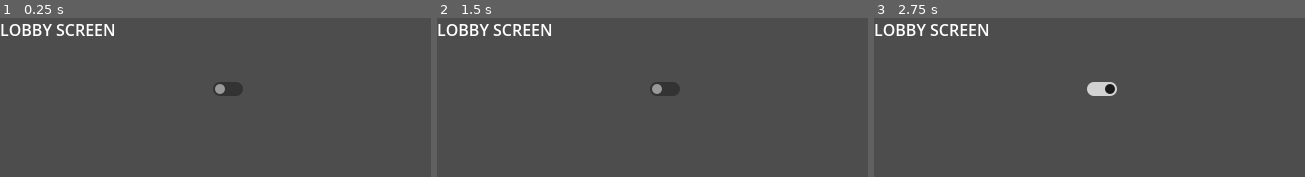
Above: before the commit, frames 1-3 (left to right).
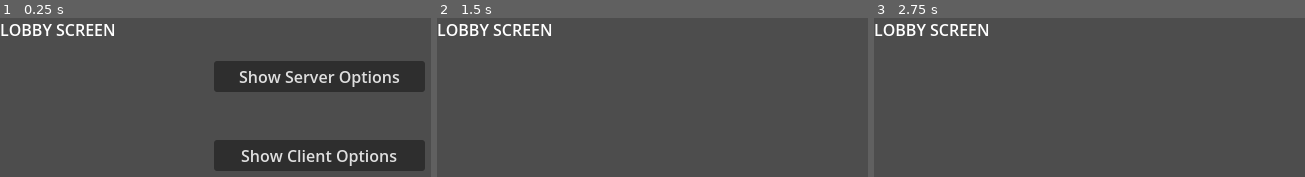
Above: after the commit, the same moments.

Repository: manakusiar/Card-Game
Game: Godot game, scene res://components/rooms/lobby/lobby.tscn
Two runs of this game, one before a commit and one after it. Both use one fixed random seed, a clock stepped at 60 frames per second and the inputs below. This scene is started directly instead of the project's main scene.
Inputs (mouse positions are in pixels of both pictures, inside the frame that each line leads up to):
- Up to frame 1 (0.25 s): no input
- Up to frame 2 (1.5 s): click (665, 89) at 0.52 s; click (665, 89) at 1.27 s
- Up to frame 3 (2.75 s): click (1102, 89) at 2.02 s

The runs differ from the first frame. In frame 1, 18% of the frame differs, in the area x 49-99%, y 27-97%; in frame 2, 0.5%; in frame 3, 0.6%.

Commit message:
Lobby Creation

Diff:
--- a/components/rooms/lobby/lobby.tscn
+++ b/components/rooms/lobby/lobby.tscn
@@ -1,9 +1,9 @@
 [gd_scene format=3 uid="uid://d1s428kp1pepv"]
 
-[sub_resource type="SceneReplicationConfig" id="SceneReplicationConfig_ooixt"]
-properties/0/path = NodePath("CheckButton:button_pressed")
-properties/0/spawn = true
-properties/0/replication_mode = 1
+[ext_resource type="Script" uid="uid://cctsph5nedpf3" path="res://globals/state_machine/state_machine.gd" id="1_6va8y"]
+[ext_resource type="Script" uid="uid://dr4photimb7io" path="res://components/rooms/lobby/states/lobby_main_state.gd" id="2_2i1ti"]
+[ext_resource type="Script" uid="uid://c7874uln8nyjb" path="res://components/rooms/lobby/states/lobby_client_options_state.gd" id="3_7kc4q"]
+[ext_resource type="Script" uid="uid://chuns1kdbsu4a" path="res://components/rooms/lobby/states/lobby_server_options_state.gd" id="4_wvkdp"]
 
 [node name="Lobby" type="Node2D" unique_id=1781024536]
 
@@ -12,11 +12,70 @@
 offset_bottom = 23.0
 text = "LOBBY SCREEN"
 
-[node name="CheckButton" type="CheckButton" parent="." unique_id=1359190735]
-offset_left = 206.0
-offset_top = 59.0
-offset_right = 250.0
-offset_bottom = 83.0
+[node name="HBoxContainer" type="HBoxContainer" parent="." unique_id=771598341]
+offset_right = 640.0
+offset_bottom = 360.0
 
-[node name="MultiplayerSynchronizer" type="MultiplayerSynchronizer" parent="." unique_id=524342865]
-replication_config = SubResource("SceneReplicationConfig_ooixt")
+[node name="LeftPadding" type="Control" parent="HBoxContainer" unique_id=184402529]
+layout_mode = 2
+size_flags_horizontal = 3
+
+[node name="Main" type="VBoxContainer" parent="HBoxContainer" unique_id=1022897220]
+layout_mode = 2
+size_flags_horizontal = 3
+
+[node name="ServerOptionsMain" type="VBoxContainer" parent="HBoxContainer/Main" unique_id=479408171]
+layout_mode = 2
+size_flags_vertical = 6
+
+[node name="ShowServerOptions" type="Button" parent="HBoxContainer/Main/ServerOptionsMain" unique_id=1859429270]
+layout_mode = 2
+text = "Show Server Options"
+
+[node name="ClientOptionsMain" type="VBoxContainer" parent="HBoxContainer/Main" unique_id=1633852913]
+layout_mode = 2
+size_flags_vertical = 3
+size_flags_stretch_ratio = 2.0
+
+[node name="ShowClientOptions" type="Button" parent="HBoxContainer/Main/ClientOptionsMain" unique_id=1149869072]
+layout_mode = 2
+text = "Show Client Options
+"
+
+[node name="ClientOptions" type="VBoxContainer" parent="HBoxContainer" unique_id=1065958391]
+visible = false
+layout_mode = 2
+size_flags_horizontal = 3
+
+[node name="ServerOptions" type="VBoxContainer" parent="HBoxContainer" unique_id=1326431486]
+visible = false
+layout_mode = 2
+size_flags_horizontal = 3
+
+[node name="RightPadding" type="Control" parent="HBoxContainer" unique_id=1209583322]
+layout_mode = 2
+size_flags_horizontal = 3
+
+[node name="StateMachine" type="Node" parent="." unique_id=2056291991 node_paths=PackedStringArray("initial_state")]
+script = ExtResource("1_6va8y")
+initial_state = NodePath("LobbyMainState")
+metadata/_custom_type_script = "uid://cctsph5nedpf3"
+
+[node name="LobbyMainState" type="Node" parent="StateMachine" unique_id=1519054486 node_paths=PackedStringArray("MainScreen", "ServerOptionsMain")]
+script = ExtResource("2_2i1ti")
+MainScreen = NodePath("../../HBoxContainer/Main")
+ServerOptionsMain = NodePath("../../HBoxContainer/Main/ServerOptionsMain")
+metadata/_custom_type_script = "uid://dr4photimb7io"
+
+[node name="LobbyClientOptionsState" type="Node" parent="StateMachine" unique_id=202516214 node_paths=PackedStringArray("ClientOptions")]
+script = ExtResource("3_7kc4q")
+ClientOptions = NodePath("../../HBoxContainer/ClientOptions")
+metadata/_custom_type_script = "uid://c7874uln8nyjb"
+
+[node name="LobbyServerOptionsState" type="Node" parent="StateMachine" unique_id=359408310 node_paths=PackedStringArray("ServerOptions")]
+script = ExtResource("4_wvkdp")
+ServerOptions = NodePath("../../HBoxContainer/ServerOptions")
+metadata/_custom_type_script = "uid://chuns1kdbsu4a"
+
+[connection signal="pressed" from="HBoxContainer/Main/ServerOptionsMain/ShowServerOptions" to="StateMachine/LobbyMainState" method="_on_show_server_options_pressed"]
+[connection signal="pressed" from="HBoxContainer/Main/ClientOptionsMain/ShowClientOptions" to="StateMachine/LobbyMainState" method="_on_show_client_options_pressed"]
--- /dev/null
+++ b/components/rooms/lobby/states/lobby_client_options_state.gd
@@ -0,0 +1,11 @@
+class_name LobbyClientOptionsState
+extends State
+
+@export_subgroup("Nodes")
+@export var ClientOptions: VBoxContainer
+
+func enter():
+	ClientOptions.visible = true
+
+func exit():
+	ClientOptions.visible = false
--- /dev/null
+++ b/components/rooms/lobby/states/lobby_main_state.gd
@@ -0,0 +1,20 @@
+class_name LobbyMainState
+extends State
+
+@export_subgroup("Nodes")
+@export var MainScreen: VBoxContainer
+@export var ServerOptionsMain: VBoxContainer
+
+func enter():
+	MainScreen.visible = true
+	ServerOptionsMain.visible = multiplayer.is_server()
+
+func exit():
+	MainScreen.visible = false
+
+
+func _on_show_server_options_pressed() -> void:
+	Transitioned.emit(self, "LobbyServerOptionsState")
+
+func _on_show_client_options_pressed() -> void:
+	Transitioned.emit(self, "LobbyClientOptionsState")
--- /dev/null
+++ b/components/rooms/lobby/states/lobby_server_options_state.gd
@@ -0,0 +1,11 @@
+class_name LobbyServerOptionsState
+extends State
+
+@export_subgroup("Nodes")
+@export var ServerOptions: VBoxContainer
+
+func enter():
+	ServerOptions.visible = true
+
+func exit():
+	ServerOptions.visible = false
--- a/components/rooms/title_screen/title_screen.tscn
+++ b/components/rooms/title_screen/title_screen.tscn
@@ -1,7 +1,7 @@
 [gd_scene format=3 uid="uid://bqqkerd6bxla"]
 
 [ext_resource type="Script" uid="uid://bwx0ydjsoa0vr" path="res://components/rooms/title_screen/title_screen.gd" id="1_k4icw"]
-[ext_resource type="Script" uid="uid://cctsph5nedpf3" path="res://components/rooms/title_screen/state_machine.gd" id="2_jj62v"]
+[ext_resource type="Script" uid="uid://cctsph5nedpf3" path="res://globals/state_machine/state_machine.gd" id="2_jj62v"]
 [ext_resource type="Script" uid="uid://cdc51rxh8nlxc" path="res://components/rooms/title_screen/states/title_main_state.gd" id="3_jj62v"]
 [ext_resource type="Script" uid="uid://bbjm2myurqe1n" path="res://components/rooms/title_screen/states/title_join_state.gd" id="4_d2hus"]
 [ext_resource type="Script" uid="uid://tis3a0fcx8wn" path="res://components/rooms/title_screen/states/title_options_state.gd" id="5_m22od"]
--- a/components/rooms/title_screen/state_machine.gd
+++ b/globals/state_machine/state_machine.gd
@@ -1,3 +1,4 @@
+class_name StateMachine
 extends Node
 
 @export var initial_state: State
@@ -5,6 +6,8 @@
 var current_state: State
 var states: Dictionary = {}
 
+
+# --- Engine Callback ---
 func _ready() -> void:
 	for child in get_children():
 		if child is State:
@@ -22,6 +25,8 @@
 	if current_state:
 		current_state.Physics_Update()
 
+
+# --- Signal Callback ---
 func on_child_transition(state, new_state_name: String):
 	if state != current_state: return
 
Not shown, added: components/rooms/lobby/states/lobby_client_options_state.gd.uid
Not shown, added: components/rooms/lobby/states/lobby_main_state.gd.uid
Not shown, added: components/rooms/lobby/states/lobby_server_options_state.gd.uid
Renamed: components/rooms/title_screen/state_machine.gd.uid -> globals/state_machine/state_machine.gd.uid
